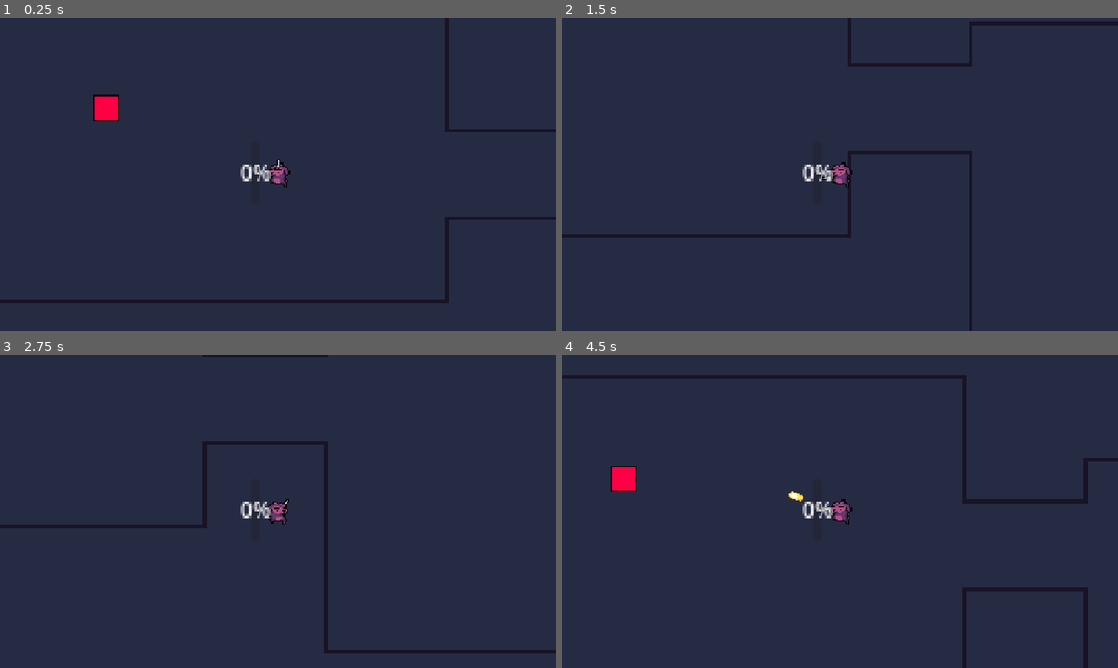
Above: before the commit, frames 1-4 (two rows, left to right).
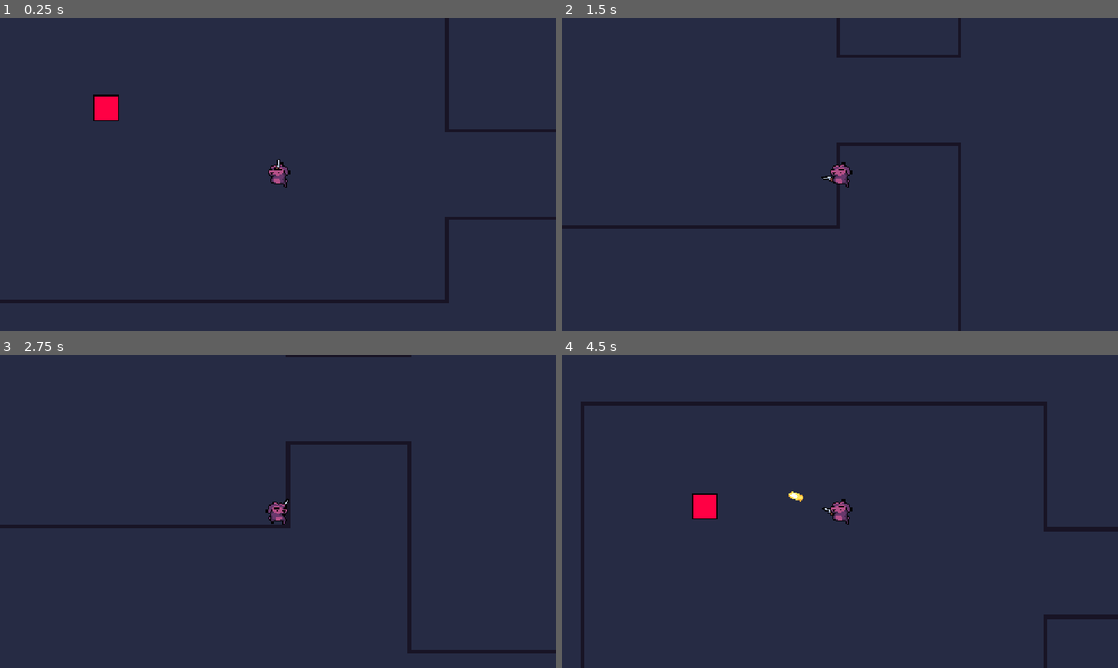
Above: after the commit, the same moments.

Repository: Jeremylikestoes/Prototype-1
Game: Godot game, scene res://Scenes/game.tscn
Two runs of this game, one before a commit and one after it. Both use one fixed random seed, a clock stepped at 60 frames per second and the inputs below.
Inputs (mouse positions are in pixels of both pictures, inside the frame that each line leads up to):
- Up to frame 1 (0.25 s): no input
- Up to frame 2 (1.5 s): tap Enter at 0.5 s; move the mouse to (962, 158) at 0.52 s; hold D (ui_right) 0.53-1.28 s; right-click (962, 158) at 0.6 s; move the mouse to (728, 190) at 1.27 s; hold S (ui_down) from 1.28 s (still down); right-click (728, 190) at 1.35 s
- Up to frame 3 (2.75 s): move the mouse to (333, 442) at 2.02 s; release S (ui_down) at 2.03 s; hold D (ui_right) from 2.03 s (still down); click (333, 442) at 2.1 s; right-click (333, 442) at 2.3 s
- Up to frame 4 (4.5 s): move the mouse to (812, 574) at 2.77 s; release D (ui_right) at 2.78 s; hold W (ui_up) 2.78-3.53 s; right-click (812, 574) at 2.85 s; move the mouse to (1006, 558) at 3.52 s; hold A (ui_left) from 3.53 s (still down); right-click (1006, 558) at 3.6 s; move the mouse to (673, 464) at 4.27 s; click (673, 464) at 4.35 s

The runs differ from the first frame. In frame 1, 0.2% of the frame differs, in the area x 43-49%, y 46-53%; in frame 2, 3.7%; in frame 3, 2.5%; in frame 4, 5.6%, in the area x 0-100%, y 6-100%.

Commit message:
Tried fixing the dodge bugs. Got some working

Diff:
--- a/prototype-#1/Scenes/player.tscn
+++ b/prototype-#1/Scenes/player.tscn
@@ -91,6 +91,9 @@
 [sub_resource type="RectangleShape2D" id="RectangleShape2D_onrkg"]
 size = Vector2(12, 16)
 
+[sub_resource type="RectangleShape2D" id="RectangleShape2D_3gngh"]
+size = Vector2(12, 16)
+
 [node name="Player" type="CharacterBody2D" unique_id=1648775095]
 script = ExtResource("1_vgqql")
 
@@ -114,14 +117,11 @@
 [node name="Gun" parent="GunPivot" unique_id=2103357176 instance=ExtResource("4_3smsa")]
 position = Vector2(9, 0)
 
-[node name="FocusBar" type="ProgressBar" parent="." unique_id=1135871507]
-offset_left = -21.498035
-offset_top = -24.784163
-offset_right = -14.4268875
-offset_bottom = 22.946085
-fill_mode = 3
-
 [node name="DodgeTimer" type="Timer" parent="." unique_id=1681430734]
 one_shot = true
 
+[node name="DodgeCast" type="ShapeCast2D" parent="." unique_id=215492987]
+position = Vector2(0, 2)
+shape = SubResource("RectangleShape2D_3gngh")
+
 [connection signal="timeout" from="DodgeTimer" to="." method="_on_dodge_timer_timeout"]
--- a/prototype-#1/Scripts/player.gd
+++ b/prototype-#1/Scripts/player.gd
@@ -3,6 +3,7 @@
 
 @onready var gun: Node2D = $GunPivot/Gun
 @onready var gun_pivot: Marker2D = $GunPivot
+@onready var dodge_cast: ShapeCast2D = $DodgeCast
 @onready var animated_sprite: AnimatedSprite2D = $AnimatedSprite2D
 @onready var dodge_timer: Timer = $DodgeTimer
 
@@ -15,8 +16,10 @@
 var dodge_direction: Vector2
 var dodge_start_position: Vector2
 var dodge_target_position: Vector2
-var dodge_distance: float = 60.0
+var max_dodge_distance: float = 60.0
+var dodge_distance: float
 var dodge_duration: float = 0.15
+var dodge_tween: Tween
 
 var weight: float
 var dodge_elapsed_time: float = 0.0
@@ -35,32 +38,45 @@
 	dodge_timer.wait_time = dodge_duration
 
 func _process(delta: float) -> void:
+
+	# Gun rotation
 	var mouse_position := get_global_mouse_position()
-	var rotation_to_mouse = gun_pivot.global_position.angle_to_point(mouse_position)
+	var gun_rotation_to_mouse = gun_pivot.global_position.angle_to_point(mouse_position)
 	var mouse_relative_position := (mouse_position - gun_pivot.global_position)
 
 	weight = 1 - exp(-SMOOTHING_SPEED * delta)
-	var orbit_position = lerp_angle(rotation_to_mouse, gun_pivot.rotation, weight)
+	var orbit_position = lerp_angle(gun_rotation_to_mouse, gun_pivot.rotation, weight)
 
 	gun_pivot.global_rotation = orbit_position
 
 	gun.scale.y = 1 if mouse_relative_position.x > 0 else -1
 	gun_pivot.show_behind_parent = mouse_relative_position.y  < -2
 
+	# Dodge Cast target position
+	var future_point: Vector2 = global_position + (get_direction() * max_dodge_distance)
+
+
+
+	if get_direction():
+		dodge_cast.target_position = get_direction()
+	else:
+		dodge_cast.target_position = get_local_mouse_position().normalized() * max_dodge_distance
+
+	dodge_distance = dodge_cast.get_closest_collision_safe_fraction() * max_dodge_distance
+
 func _physics_process(delta: float) -> void:
-	var direction = Input.get_vector("ui_left", "ui_right", "ui_up", "ui_down")
 	var mouse_relative_position = (get_global_mouse_position() - global_position)
 
 	match current_state:
 
 		State.Idle:
-			idle_state(direction, delta)
+			idle_state(get_direction(), delta)
 
 		State.Run:
-			run_state(direction, delta)
+			run_state(get_direction(), delta)
 
 		State.Dodge:
-			dodge_state(direction, delta)
+			dodge_state(get_direction(), delta)
 
 	move_and_slide()
 
@@ -70,33 +86,28 @@
 func idle_state(direction: Vector2, delta: float) -> void:
 	velocity = velocity.move_toward(Vector2.ZERO, deceleration * delta)
 
-	if direction != Vector2.ZERO:
-		change_state(State.Run, direction)
+	if direction:
+		change_state(State.Run)
 	elif Input.is_action_just_pressed("dodge"):
-		change_state(State.Dodge, direction)
+		change_state(State.Dodge)
 
 func run_state(direction: Vector2, delta: float) -> void:
 	var target_velocity = direction * speed
 
-	if (direction != Vector2.ZERO):
+	if direction:
 		velocity = velocity.move_toward(target_velocity, acceleration * delta)
 	else:
 		velocity = velocity.move_toward(Vector2.ZERO, deceleration * delta)
 
 	if direction == Vector2.ZERO and velocity.length() < 1.0:
-		change_state(State.Idle, direction)
+		change_state(State.Idle)
 	elif Input.is_action_just_pressed("dodge"):
-		change_state(State.Dodge, direction)
+		change_state(State.Dodge)
 
 func dodge_state(_direction: Vector2, delta: float) -> void:
-	dodge_elapsed_time += delta
-	weight = clampf((dodge_elapsed_time / dodge_duration), 0, 1)
+	pass
 
-	dodge_target_position = dodge_start_position + dodge_direction * dodge_distance
-
-	global_position = lerp(dodge_start_position, dodge_target_position, weight)
-
-func change_state(new_state: State, direction: Vector2) -> void:
+func change_state(new_state: State) -> void:
 	if current_state == new_state:
 		return
 
@@ -104,9 +115,9 @@
 
 	current_state = new_state
 
-	enter_state(current_state, direction)
+	enter_state(current_state)
 
-func enter_state(state: State, direction: Vector2) -> void:
+func enter_state(state: State) -> void:
 	match state:
 
 		State.Idle:
@@ -116,12 +127,21 @@
 			animated_sprite.play("run")
 
 		State.Dodge:
-			if (direction != Vector2.ZERO):
-				dodge_direction = direction.normalized()
+			if get_direction():
+				dodge_direction = get_direction()
 			else:
 				dodge_direction = (get_global_mouse_position() - global_position).normalized()
 
 			dodge_start_position = global_position
+			dodge_target_position = dodge_start_position + dodge_direction * dodge_distance
+			dodge_tween = create_tween()
+
+			dodge_tween.tween_property(
+				self,
+				"global_position",
+				dodge_target_position,
+				dodge_duration * (dodge_distance / max_dodge_distance)
+			)
 
 			dodge_elapsed_time = 0.0
 			dodge_timer.start()
@@ -138,6 +158,9 @@
 		State.Dodge:
 			dodge_timer.stop()
 
+func get_direction():
+	var direction = Input.get_vector("ui_left", "ui_right", "ui_up", "ui_down")
+	return direction.round().normalized()
 
 func _on_dodge_timer_timeout() -> void:
-	change_state(State.Idle, Vector2.ZERO)
+	change_state(State.Idle)
